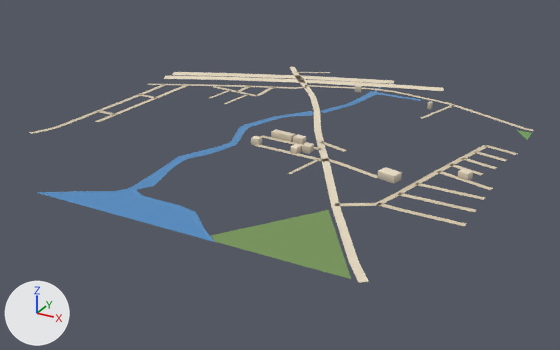
Two versions of the glTF model public/assets/bengaluru-region-v1/tiles/t8_-26-l0.glb, one commit apart.
The view is the same before and after, from a camera (50 mm lens) standing at (4649.0, -13476.0, 313.0) and looking at (4258.0, -12765.0, -42.0). The lights are fixed; the arrows at lower left show +X, +Y and +Z. The picture after the commit comes second. Vertices at exactly the same position are counted once.

Names of what the first picture shows: 'building', 'ground', 'water'.
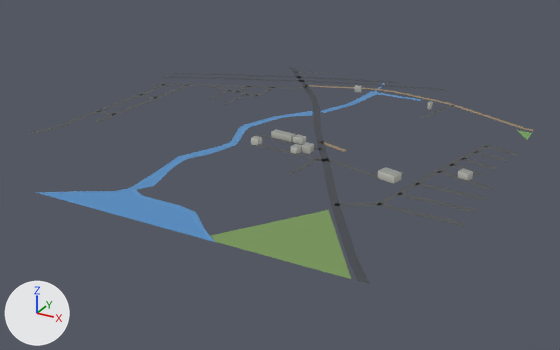
Location of each change, [x1, y1, x2, y2] in pixels of the pictures (560 x 350 px; the box of a moved part takes in the faces that stretch with it):
```json
{"object": "ground", "change": "reshaped", "before": [29, 67, 534, 283], "after": [27, 67, 534, 284]}
{"part": 1, "of": "me_building", "change": "recoloured", "before": [251, 85, 473, 184], "after": [251, 85, 473, 184]}
{"part": 2, "of": "me_ground", "change": "rebuilt", "before": [164, 76, 297, 83], "after": [164, 76, 297, 82]}
{"part": 3, "of": "me_ground", "change": "rebuilt", "before": [173, 72, 295, 79], "after": [173, 73, 295, 78], "on screen": "25% shorter"}
{"part": 4, "of": "me_ground", "change": "rebuilt", "before": [385, 84, 444, 91], "after": [385, 85, 449, 91], "on screen": "8% wider, 12% shorter"}
{"part": 5, "of": "me_ground", "change": "rebuilt", "before": [305, 80, 385, 87], "after": [306, 80, 385, 86]}
{"part": 6, "of": "me_ground", "change": "rebuilt", "before": [303, 76, 389, 84], "after": [304, 77, 389, 83], "on screen": "22% shorter"}
{"part": 7, "of": "me_ground", "change": "moved or reshaped", "before": [147, 67, 330, 85], "after": [147, 67, 403, 85]}
{"part": 8, "of": "me_ground", "change": "moved or reshaped", "before": [349, 145, 518, 283], "after": [349, 145, 517, 284]}
{"part": 9, "of": "me_ground", "change": "recoloured", "before": [41, 83, 534, 261], "after": [41, 83, 534, 261]}
```

Scene script edits in JSON lines:
```json
{"block": "me_building", "where": "# used by ob_building; location = (4000.0, -13000.0, 0.0)"}
{"op": "remove", "block": "me_building", "code": "me_building.from_pydata(...)  # 72 vertices, 90 faces; spans x 237.0..476.0, y 184.0..443.0, z 0.0..8.0"}
{"op": "add", "block": "me_building", "code": "me_building.from_pydata(...)  # 72 vertices, 108 faces; spans x 237.0..476.0, y 184.0..443.0, z 0.0..8.0"}
{"block": "me_building", "change": "me_building part 1: 90 kept faces spanning x 237.0..476.0, y 184.0..443.0, z 0.0..8.0 get new vertex colours"}
{"block": "me_building", "change": "edits to the shape of me_building do not show in these pictures"}
{"block": "me_ground", "where": "# used by ob_ground; location = (4000.0, -13000.0, 0.0)"}
{"op": "remove", "block": "me_ground", "code": "me_ground.from_pydata(...)  # 420 vertices, 334 faces; spans x -4.0..501.0, y -2.0..508.0, z 1.0"}
{"op": "add", "block": "me_ground", "code": "me_ground.from_pydata(...)  # 429 vertices, 343 faces; spans x 0.0..500.0, y 0.0..500.0, z 1.0"}
{"block": "me_ground", "change": "me_ground part 2: the loose piece of 14 vertices spanning x -4.0..174.0, y 361.0..449.0, z 1.0 is rebuilt with 14 vertices and now spans x 0.0..172.0, y 364.0..445.0, z 1.0"}
{"block": "me_ground", "change": "me_ground part 3: the loose piece of 14 vertices spanning x -4.0..162.0, y 382.0..464.0, z 1.0 is rebuilt with 14 vertices and now spans x 0.0..160.0, y 385.0..460.0, z 1.0"}
{"block": "me_ground", "change": "me_ground part 4: the loose piece of 10 vertices spanning x 283.0..362.0, y 472.0..508.0, z 1.0 is rebuilt with 10 vertices and now spans x 284.0..374.0, y 477.0..500.0, z 1.0"}
{"block": "me_ground", "change": "me_ground part 5: the loose piece of 10 vertices spanning x 180.0..288.0, y 439.0..488.0, z 1.0 is rebuilt with 10 vertices and now spans x 181.0..286.0, y 443.0..483.0, z 1.0"}
{"block": "me_ground", "change": "me_ground part 6: the loose piece of 8 vertices spanning x 169.0..286.0, y 454.0..506.0, z 1.0 is rebuilt with 9 vertices and now spans x 170.0..285.0, y 458.0..500.0, z 1.0"}
{"block": "me_ground", "change": "me_ground part 7: 2 vertices moved from x -1.0..135.0, y 333.0..502.0, z 1.0 to x 0.0..151.0, y 327.0..469.0, z 1.0; 11 vertices removed from x 1.0..195.0, y 327.0..502.0, z 1.0; 16 vertices added at x 0.0..303.0, y 333.0..500.0, z 1.0"}
{"block": "me_ground", "change": "me_ground part 8: 11 vertices removed from x 457.0..501.0, y -2.0..319.0, z 1.0; 18 vertices added at x 455.0..500.0, y 0.0..323.0, z 1.0"}
{"block": "me_ground", "change": "me_ground part 9: 211 kept faces spanning x 0.0..500.0, y 23.0..480.0, z 1.0 get new vertex colours; the middle colour goes from beige #d7c9ae to dark grey #535556"}
{"block": "me_ground", "change": "other edits to the shape of me_ground do not show in these pictures"}
```
